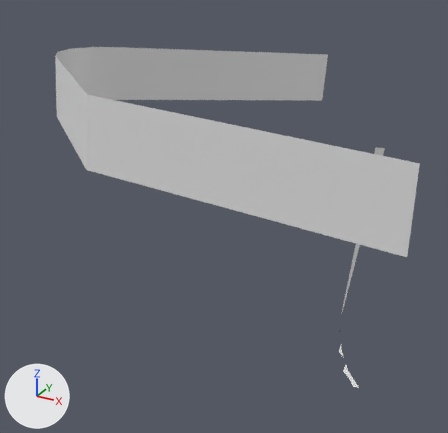
One commit to the OBJ model characters/meshes/legs_cowboy_astride_r_main.obj: the scene before it, then after it.
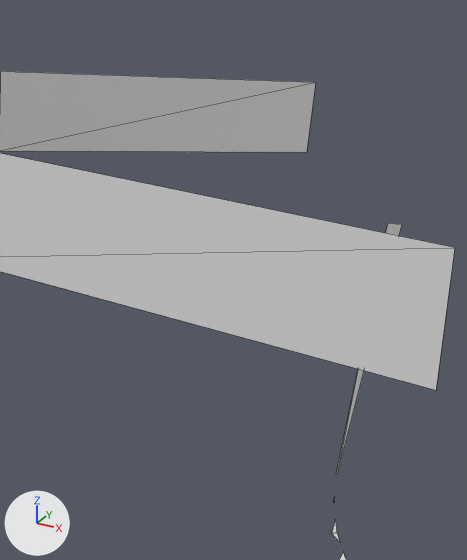
Each version appears first whole from a 50 mm lens placed at (0.223, 0.009, 0.137), pointed at (0.134, 0.171, 0.056), and next in a close-up on the part from 27% to 95% of the width and 0% to 85% of the height. Arrows for +X, +Y and +Z are at lower left; the lights stay in place. The last two pictures show the newer version. The close-ups show mesh edges as thin lines. Where no turn or scale is listed for an object, it has been applied to the vertices. Vertices at exactly the same position are counted once.

The first close-up shows 'legs_cowboy_astride_r_main'.
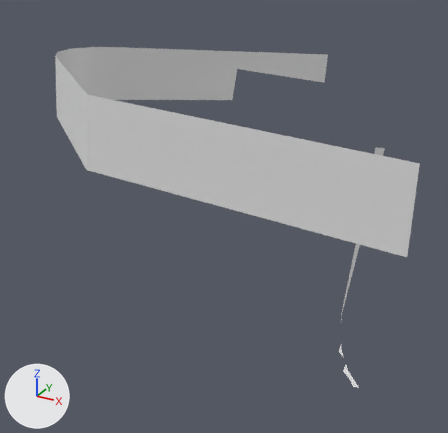
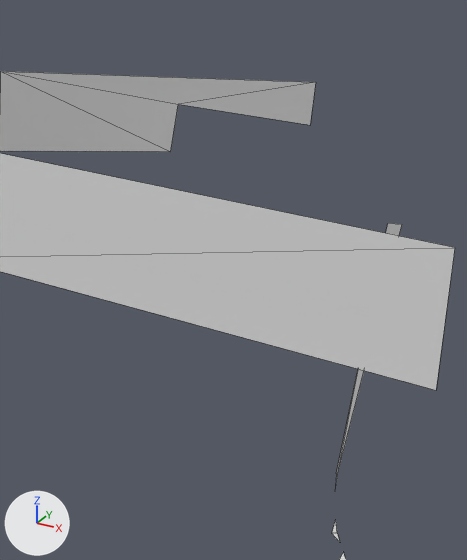
Changed parts and their boxes [x1, y1, x2, y2] in the close-ups (467 x 560 px):
part 1 of me_legs_cowboy_astride_r_main, cut back
    both: [0, 71, 316, 152]

Diff of the bpy script that builds the scene:
```diff
--- a/characters/meshes/legs_cowboy_astride_r_main.obj.py
+++ b/characters/meshes/legs_cowboy_astride_r_main.obj.py
@@ me_legs_cowboy_astride_r_main @@
 # used by ob_legs_cowboy_astride_r_main; location = (0.0, 0.0, 0.0)
 # verts and faces of me_legs_cowboy_astride_r_main; kept vertices keep their numbers, new ones are numbered from 38
 # before: 4 (0.1012, 0.1628, 0.0926), 5 (0.1018, 0.1641, 0.1085) at pixel (0, 71), 6 (0.1486, 0.2198, 0.1022) at pixel (315, 82), 7 (0.148, 0.2185, 0.0862) at pixel (306, 152)
-me_legs_cowboy_astride_r_main.from_pydata(...)  # 38 vertices, 28 faces; spans x 0.0961..0.2061, y 0.102..0.2426, z -0.0289..0.1104
+me_legs_cowboy_astride_r_main.from_pydata(...)  # 37 vertices, 29 faces; spans x 0.0961..0.2061, y 0.102..0.2426, z -0.0289..0.1104
+# me_legs_cowboy_astride_r_main part 1
+delete_vertices([7])  # with the faces that use them
+delete_faces([(4, 5, 6)])
+verts[38] = (0.1258, 0.192, 0.0892)  # pixel (170, 151)
+verts[39] = (0.1268, 0.1936, 0.0995)  # pixel (178, 104)
+verts[40] = (0.1482, 0.219, 0.0925)  # pixel (310, 125)
+faces += [(4, 5, 38), (5, 6, 39), (5, 39, 38), (6, 40, 39)]
+# other edits to the shape of me_legs_cowboy_astride_r_main do not show in these pictures
```
